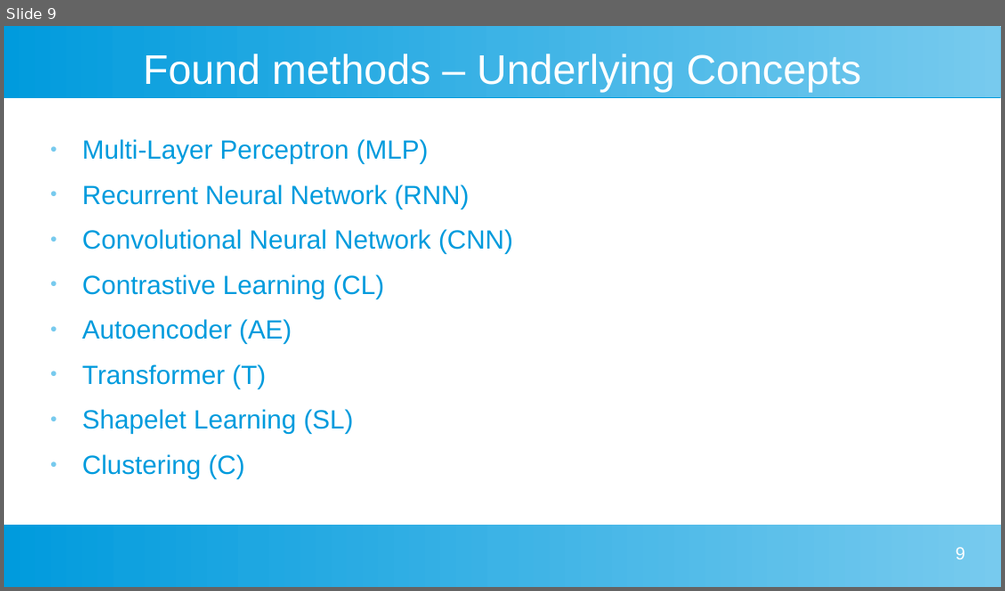
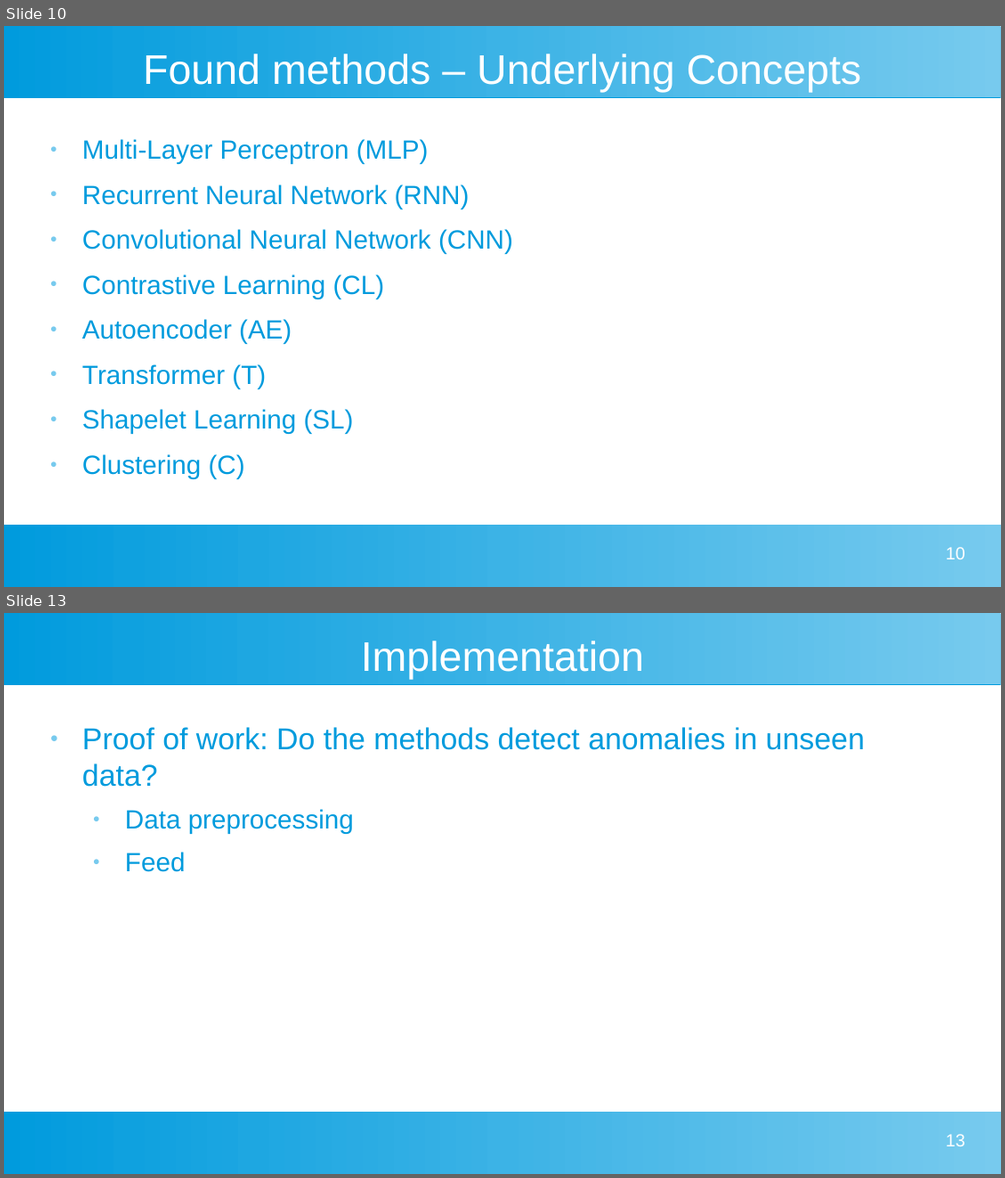
Before and after one commit to johanneshoelker/Smart-Systems-Paper, a slide deck: Presentation/Kolloq.odp. Shown one above the other, each under a label of ours: slide 9 before the commit, slides 10 and 13 after it; the slides between them are not shown. The pictures are 1005x591 and 1005x1178 pixels, drawn with LibreOffice and Linux fonts; fonts in the diff are those of the drawing. Boxes give left, top, right and bottom in pixels: in the first picture for what was removed or moved away, otherwise in the second. Text is boxed around its words. In the diff, an @@ line names an element or a change of style, - is before the commit and + after.

```diff
--- a/Presentation/Kolloq.odp
+++ b/Presentation/Kolloq.odp
@@ slide 13 added at [4, 613, 1001, 1174], background #FFFFFF; not listed: 2 template elements that a slide beside it also shows @@
@@ title added at [361, 641, 644, 679], 33 pt, text #FFFFFF @@
+Implementation
@@ text added at [82, 727, 865, 872], 24 pt, text #009BDD @@
+● Proof of work: Do the methods detect anomalies in unseen data?
+  ● Data preprocessing
+  ● Feed
@@ page number added at [946, 1134, 965, 1146], 14 pt, text #FFFFFF @@
+13
@@ what was slide 9 is now slide 10 @@
@@ page number at [946, 547, 965, 559]: text changed @@
-9
+10
```
Also in this commit, not shown: 7 slides changed, 2 other slides added, 1 slide removed, 2 other files.
